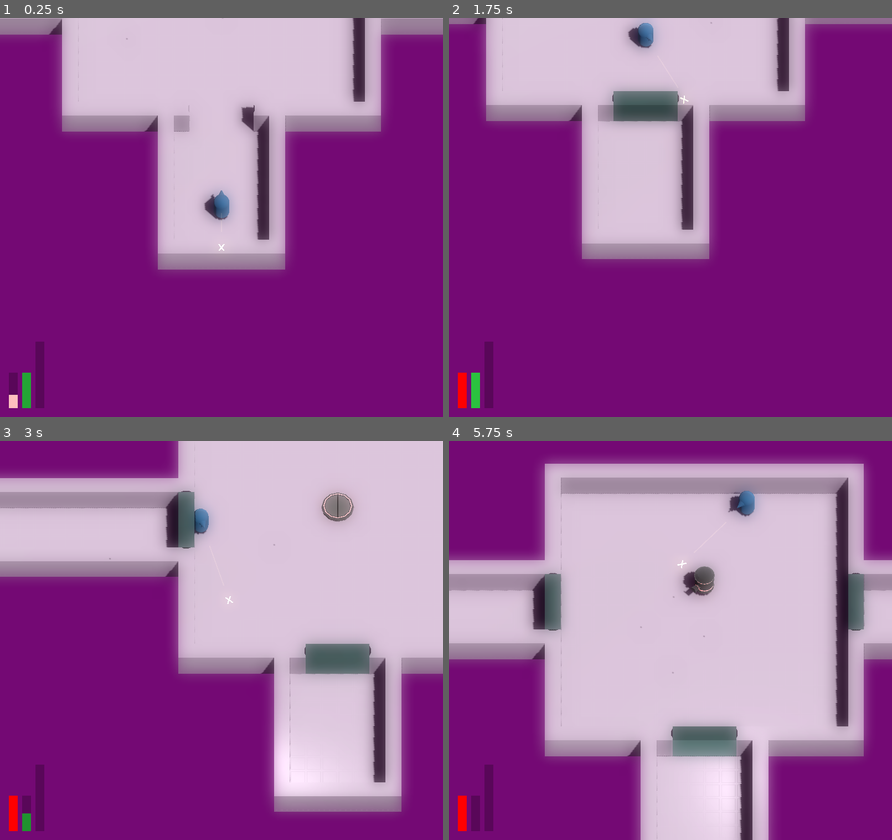
Above: before the commit, frames 1-4 (two rows, left to right).
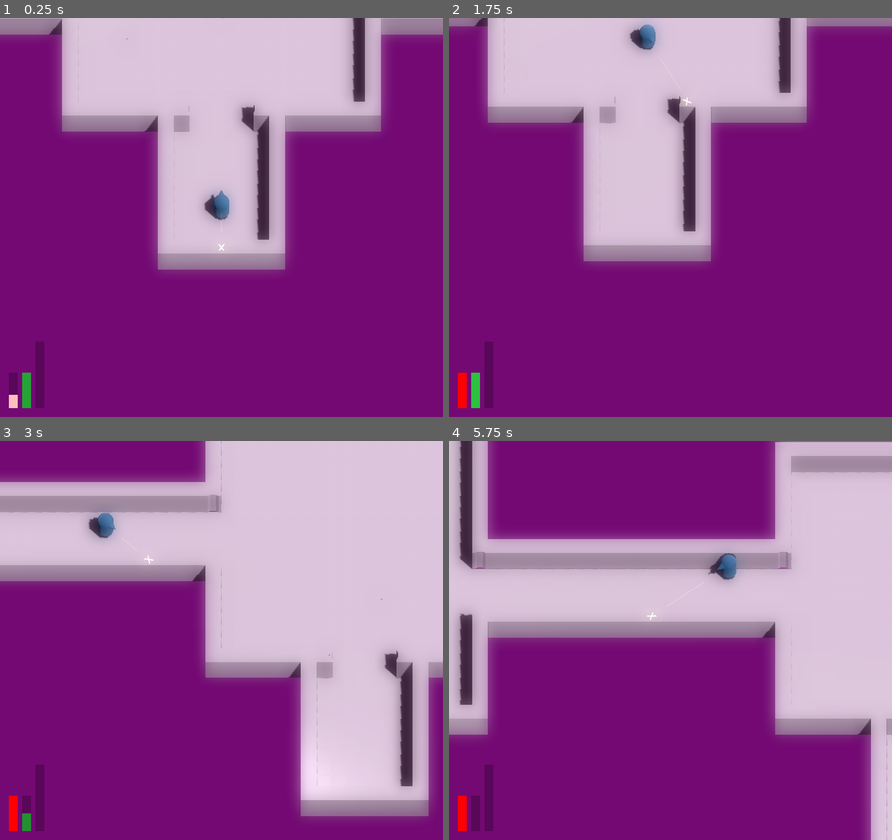
Above: after the commit, the same moments.

Repository: JackEvans24/bullet-absorb
Game: Godot game, scene res://scenes/main.tscn
Two runs of this game, one before a commit and one after it. Both use one fixed random seed, a clock stepped at 60 frames per second and the inputs below.
Inputs (mouse positions are in pixels of both pictures, inside the frame that each line leads up to):
- Up to frame 1 (0.25 s): no input
- Up to frame 2 (1.75 s): move the mouse to (648, 297) at 0.52 s; hold Ctrl (absorb) 0.53-1.28 s; hold W (move_forward) from 0.53 s (still down); move the mouse to (803, 277) at 1.27 s; tap Ctrl (absorb) at 1.35 s
- Up to frame 3 (3 s): move the mouse to (88, 580) at 2.02 s; release W (move_forward) at 2.03 s; hold Ctrl (absorb) 2.03-2.78 s; hold A (move_left) from 2.03 s (still down); tap Space (dash) at 2.1 s; move the mouse to (243, 640) at 2.77 s; click (243, 640) at 2.85 s
- Up to frame 4 (5.75 s): tap Ctrl (absorb) at 3.05, 4.35 s; move the mouse to (604, 540) at 3.52 s; release A (move_left) at 3.53 s; hold S (move_back) 3.53-4.28 s; hold Ctrl (absorb) 3.53-4.28 s; move the mouse to (767, 620) at 4.27 s; hold D (move_right) 4.28-5.03 s; move the mouse to (581, 660) at 5.02 s; hold W (move_forward) from 5.03 s (still down); hold Ctrl (absorb) from 5.03 s (still down); tap Space (dash) at 5.1 s

The runs differ from the first frame. In frame 2, 3.4% of the frame differs, in the area x 0-100%, y 0-61%; in frame 3, 17%; in frame 4, 62%, in the area x 0-100%, y 0-100%.

Commit message:
feat: add script feature to utilise save system

Diff:
--- a/scenes/main.tscn
+++ b/scenes/main.tscn
@@ -110,3 +110,4 @@
 
 [node name="SaveGame" type="Node" parent="."]
 script = ExtResource("18_k1gw7")
+start_room_override = "MainRoom"
--- /dev/null
+++ b/scripts/data/game_features.gd
@@ -0,0 +1,3 @@
+class_name GameFeatures
+
+const SAVE_SYSTEM := "BA_SAVE"
--- a/scripts/save/save_game.gd
+++ b/scripts/save/save_game.gd
@@ -7,14 +7,20 @@
 var data := SaveGameData.new()
 
 func save():
+	if not OS.has_feature(GameFeatures.SAVE_SYSTEM):
+		return
+
 	var save_file = FileAccess.open(SAVE_FILE_PATH, FileAccess.WRITE)
 	var serialised_data = JSON.stringify(data.to_dictionary())
 	save_file.store_string(serialised_data)
 
 func load():
+	if not OS.has_feature(GameFeatures.SAVE_SYSTEM):
+		overwrite_start_room()
+		return
+
 	if not FileAccess.file_exists(SAVE_FILE_PATH):
 		print("File not found")
-		overwrite_start_room()
 		return
 
 	var save_file = FileAccess.open(SAVE_FILE_PATH, FileAccess.READ)
@@ -23,15 +29,11 @@
 	var parse_result = json.parse(save_file.get_as_text())
 	if parse_result != OK:
 		print("JSON parse error: ", json.get_error_message())
-		overwrite_start_room()
 		return
 
 	data.read(json.data)
-	overwrite_start_room()
 
 func overwrite_start_room():
-	if not OS.has_feature("debug"):
-		return
 	if not start_room_override:
 		return
 	if not data.completed_rooms.has(start_room_override):
Not shown, changed: export_presets.cfg
